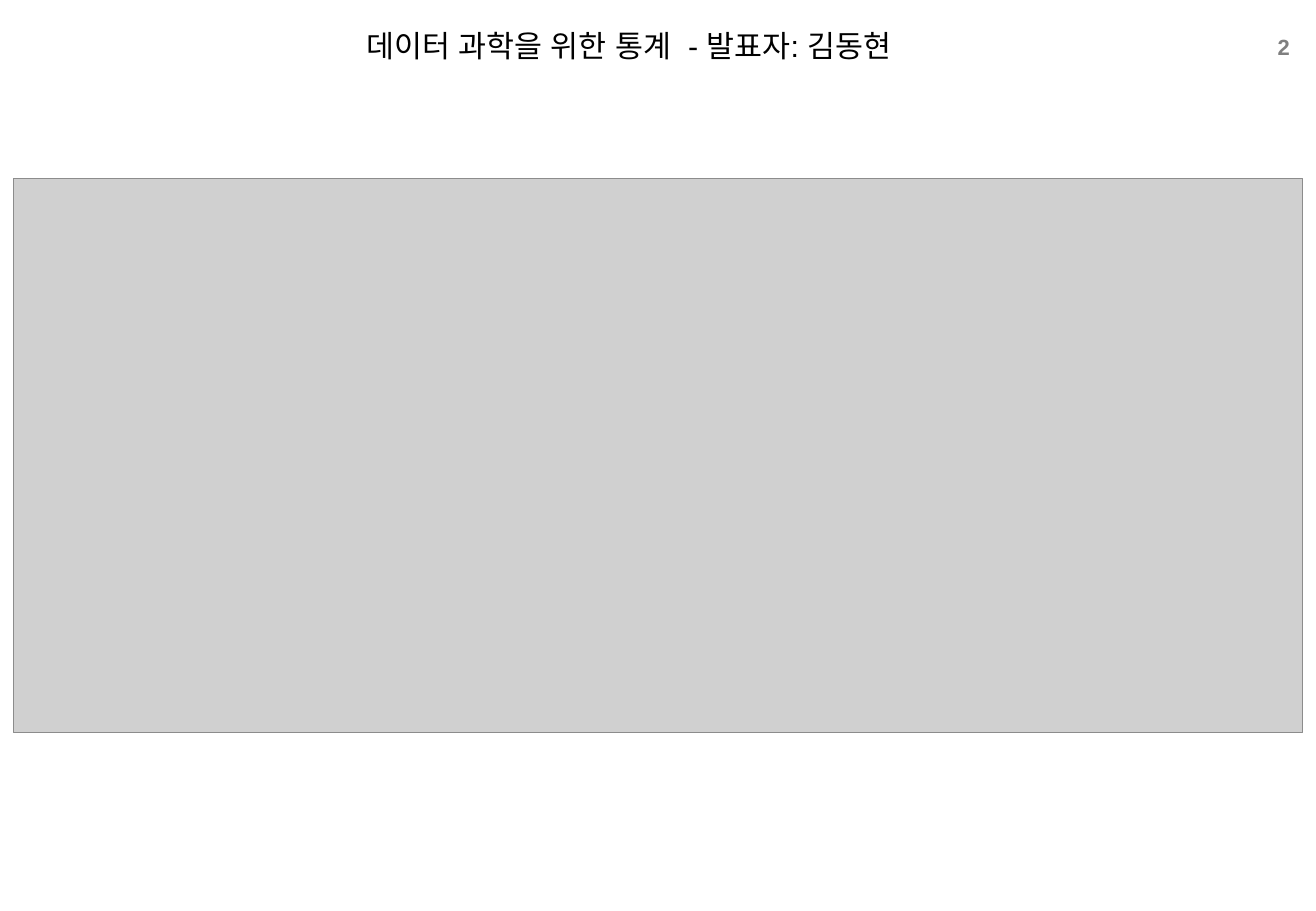
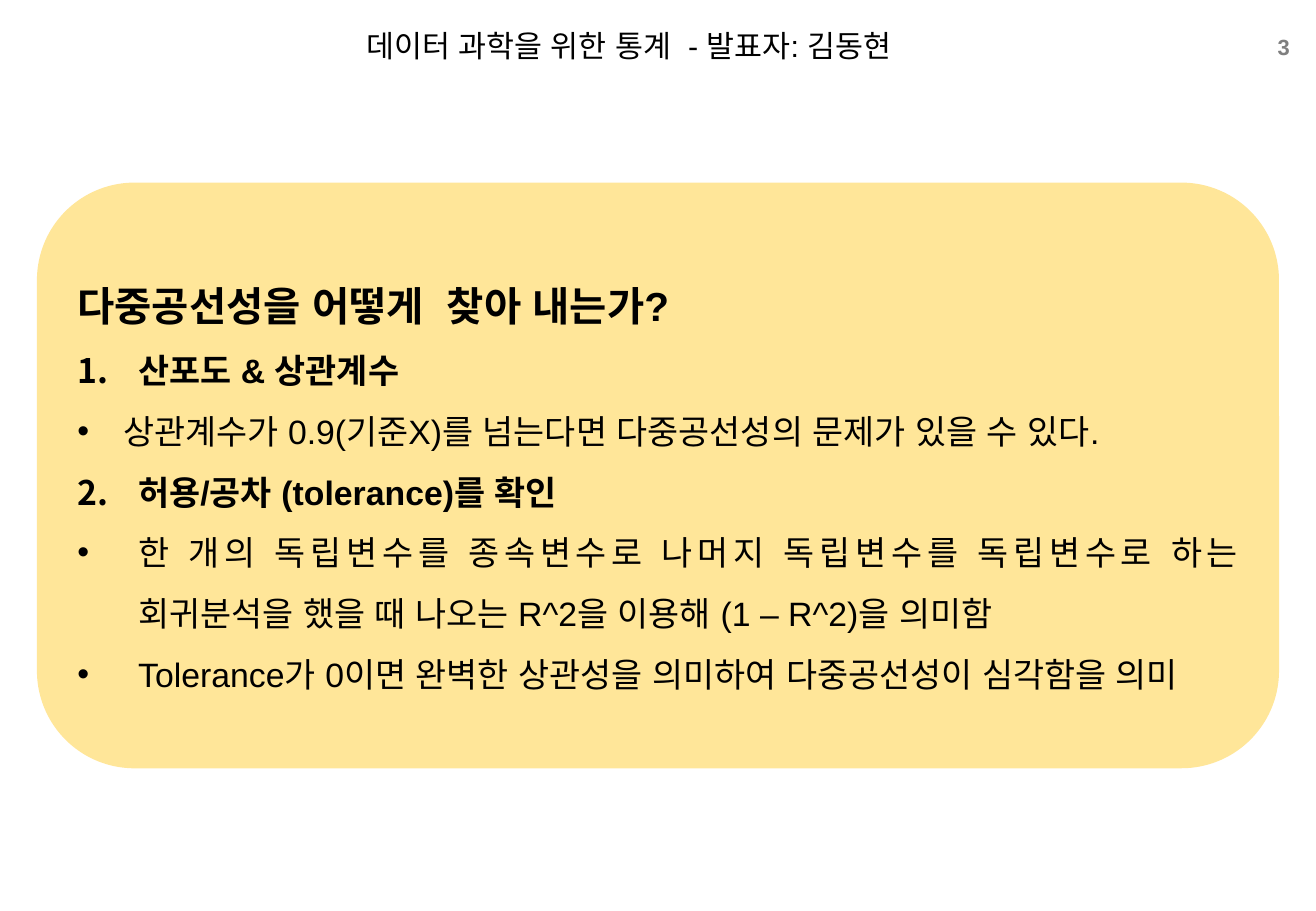
Before and after one commit to xddongx/flexink, a slide deck: slide 3 of study/ppt/[스터디]4.5.2다중공선성_KDH.pptx (slide 2 before the commit). Drawn at 1316x911 pixels with LibreOffice and Linux fonts; fonts in the diff are those of the drawing; grey boxes stand for pictures; background and template pictures are left out. Boxes give left, top, right and bottom in pixels: in the first picture for what was removed or moved away, otherwise in the second. Text is boxed around its words. In the diff, an @@ line names an element or a change of style, - is before the commit and + after.

```diff
--- a/study/ppt/[스터디]4.5.2다중공선성_KDH.pptx
+++ b/study/ppt/[스터디]4.5.2다중공선성_KDH.pptx
@@ page number at (x1=1278, y1=40, x2=1290, y2=55): text changed @@
-2
+3
@@ picture removed at (x1=13, y1=179, x2=1304, y2=733) @@
@@ rounded rectangle added at (x1=36, y1=182, x2=1280, y2=768), fill #FFE699, 20 pt, text #000000 @@
+다중공선성을 어떻게 찾아 내는가?
+1. 산포도 & 상관계수
+        • 상관계수가 0.9(기준X)를 넘는다면 다중공선성의 문제가 있을 수 있다.
+2. 허용/공차 (tolerance)를 확인
+• 한 개의 독립변수를 종속변수로 나머지 독립변수를 독립변수로 하는 회귀분석을 했을 때 나오는 R^2을 이용해 (1 – R^2)을 의미함
+• Tolerance가 0이면 완벽한 상관성을 의미하여 다중공선성이 심각함을 의미
```
Also in this commit, not shown: 5 other slides changed, 1 slide added.
